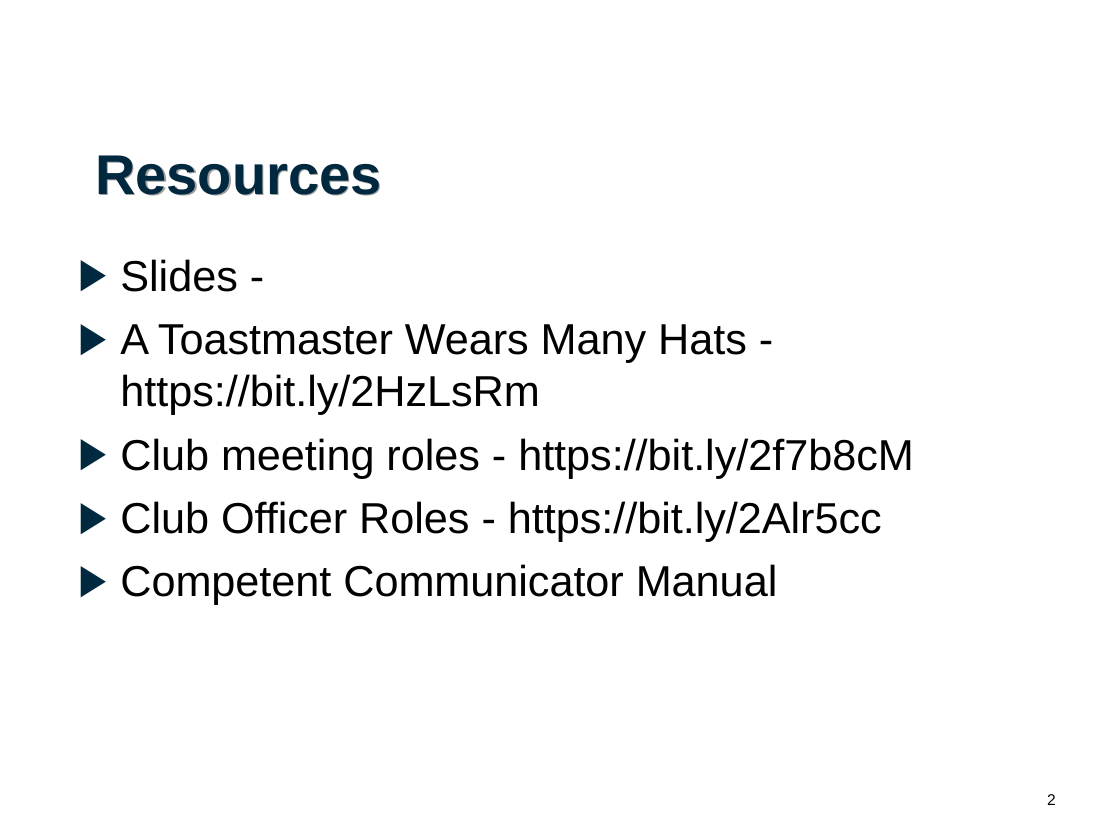
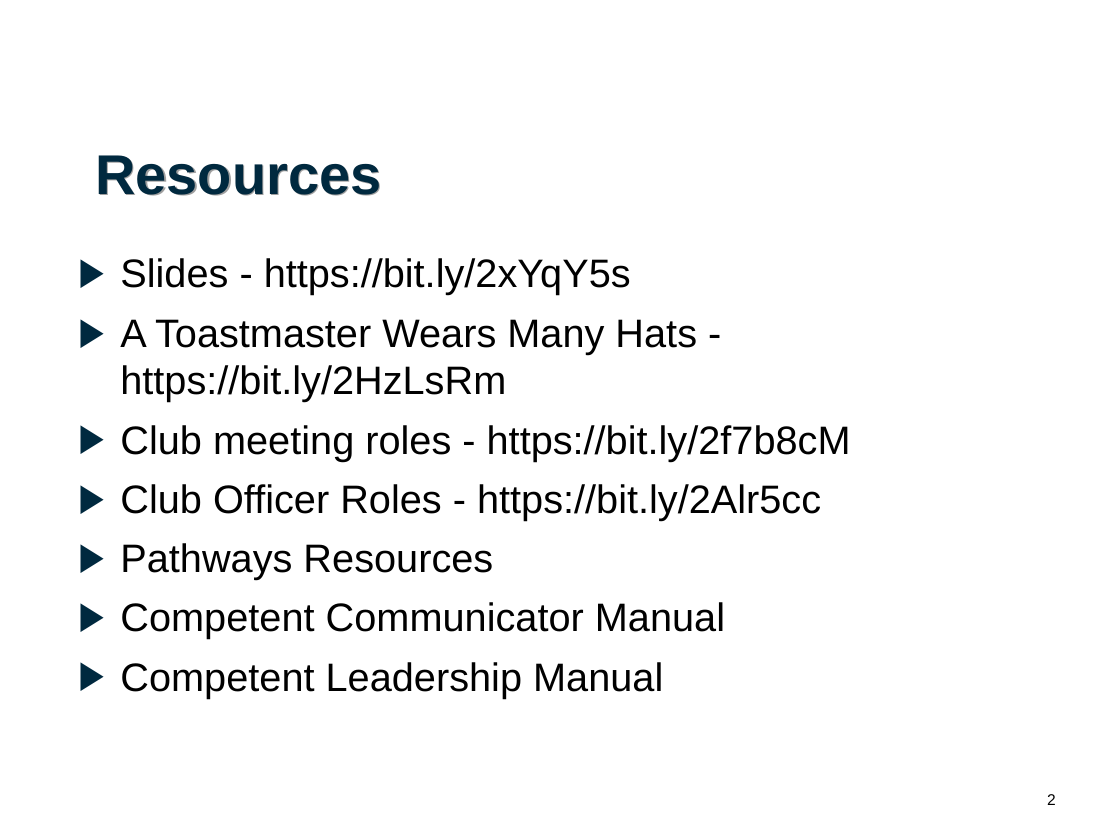
Before and after one commit to raresteak/toastmasters, a slide deck: slide 19 of speeches/MeetingRoles+Resp 2018-06.odp. Drawn at 1120x840 pixels with LibreOffice and Linux fonts; fonts in the diff are those of the drawing; background and template pictures are left out. Boxes give left, top, right and bottom in pixels: in the first picture for what was removed or moved away, otherwise in the second. Text is boxed around its words. In the diff, an @@ line names an element or a change of style, - is before the commit and + after.

```diff
--- a/speeches/MeetingRoles+Resp 2018-06.odp
+++ b/speeches/MeetingRoles+Resp 2018-06.odp
@@ text at box(120, 258, 631, 295): text changed; size 27.8 to 25.5 pt @@
-▶ Slides -
+▶ Slides - https://bit.ly/2xYqY5s
@@ text at box(120, 319, 851, 639): size 27.8 to 25.5 pt in "A Toastmaster Wears Many Hats - https://bit.ly/2HzLsRm", "Club meeting roles - https://bit.ly/2f7b8cM", "Club Officer Roles - https://bit.ly/2Alr5cc", "Competent Communicator Manual" @@
@@ text at box(120, 543, 493, 580): paragraph added @@
+▶ Pathways Resources
@@ text at box(120, 662, 663, 698): paragraph added @@
+▶ Competent Leadership Manual
```
Also in this commit, not shown: 4 other slides changed.
